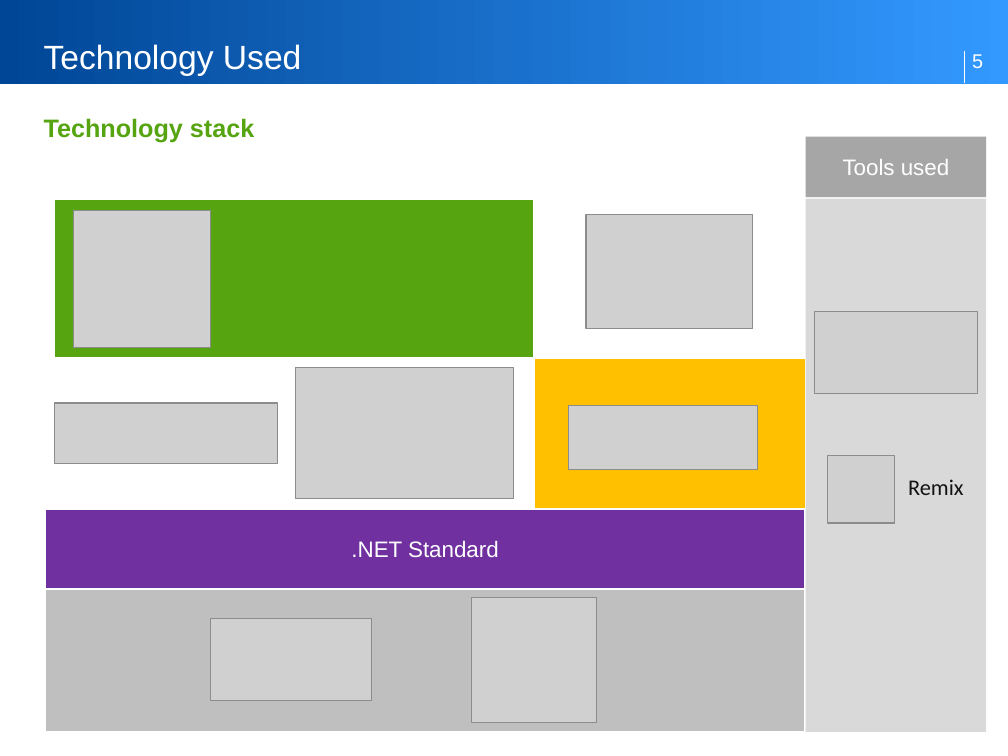
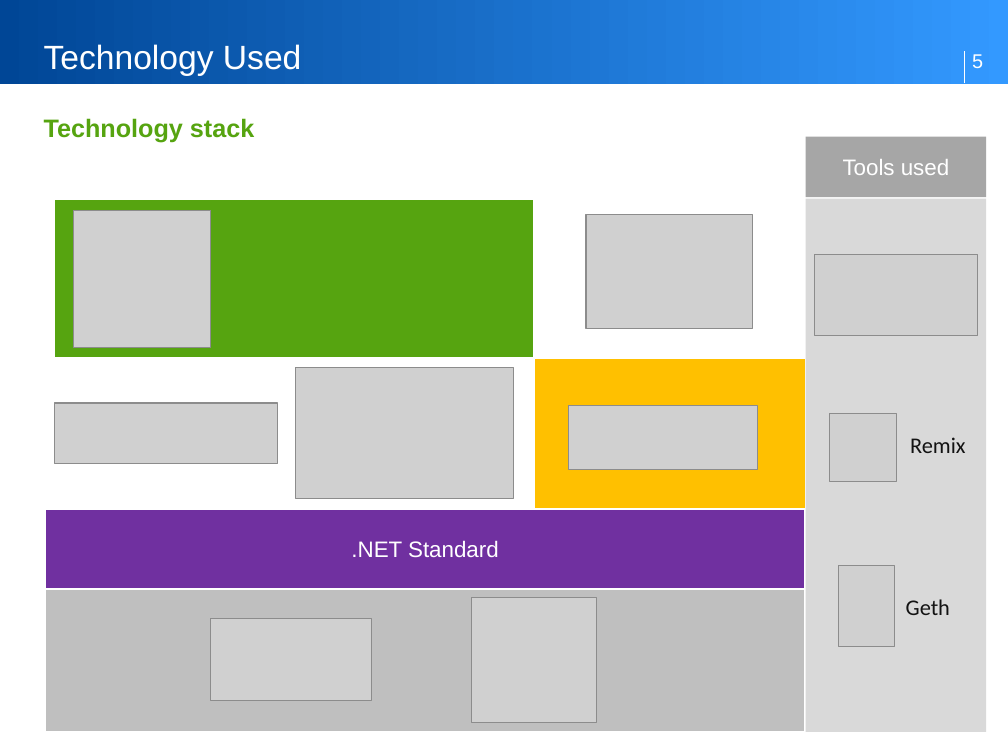
Before and after one commit to harilachu/DirectoryWatcher, a slide deck: slide 5 of Docs/DirectoryWatcher.pptx. Drawn at 1008x756 pixels with LibreOffice and Linux fonts; fonts in the diff are those of the drawing; grey boxes stand for pictures; background and template pictures are left out. Boxes give left, top, right and bottom in pixels: in the first picture for what was removed or moved away, otherwise in the second. Text is boxed around its words. In the diff, an @@ line names an element or a change of style, - is before the commit and + after.

Commit message:
PPT updated

```diff
--- a/Docs/DirectoryWatcher.pptx
+++ b/Docs/DirectoryWatcher.pptx
@@ picture moved from (x1=814, y1=311, x2=978, y2=393) to (x1=814, y1=254, x2=978, y2=336) @@
@@ picture moved from (x1=828, y1=456, x2=895, y2=523) to (x1=830, y1=414, x2=897, y2=482) @@
@@ text "Remix" moved from (x1=908, y1=479, x2=963, y2=495) to (x1=910, y1=437, x2=965, y2=453) @@
@@ picture added at (x1=839, y1=566, x2=895, y2=647) @@
@@ text added at (x1=906, y1=599, x2=950, y2=615), 16 pt, text #131313 @@
+Geth
```
Also in this commit, not shown: 1 other slide changed.
